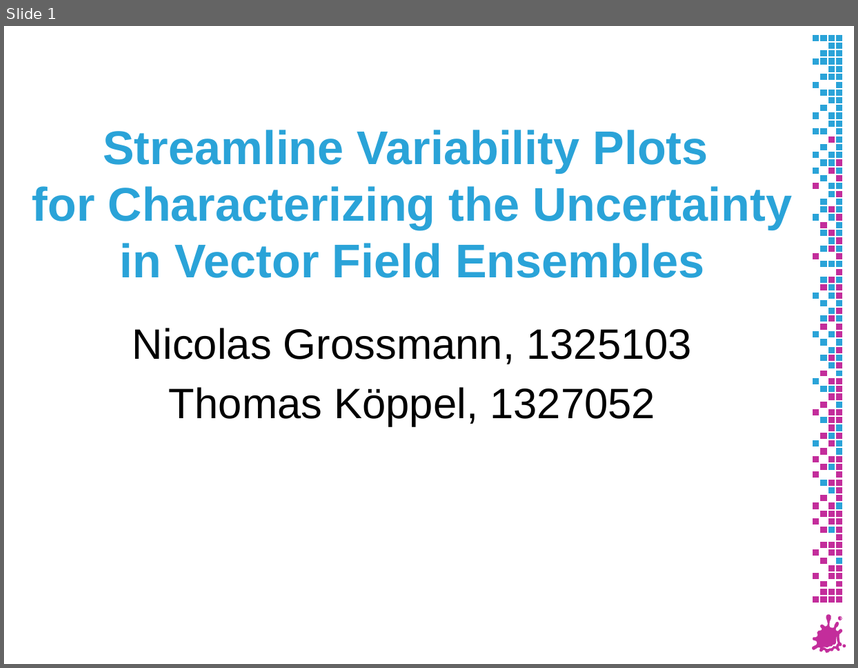
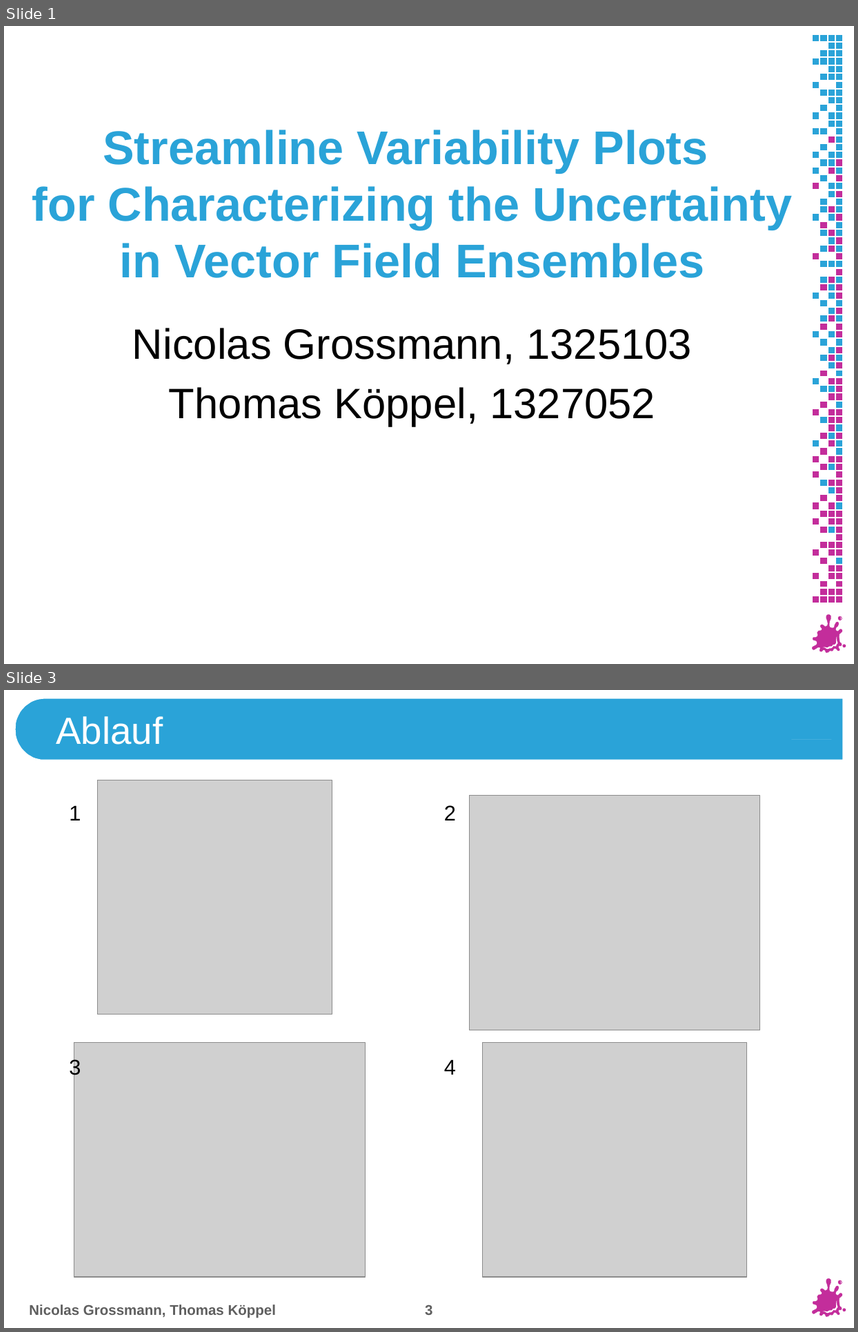
Before and after one commit to e1325103/SVP, a slide deck: Presentation/Presentation186.pptx. Shown one above the other, each under a label of ours: slide 1 before the commit, slides 1 and 3 after it; the slides between them are not shown. The pictures are 858x668 and 858x1332 pixels, drawn with LibreOffice and Linux fonts; fonts in the diff are those of the drawing; grey boxes stand for pictures; background and template pictures are left out. Boxes give left, top, right and bottom in pixels: in the first picture for what was removed or moved away, otherwise in the second. Text is boxed around its words. In the diff, an @@ line names an element or a change of style, - is before the commit and + after.

```diff
--- a/Presentation/Presentation186.pptx
+++ b/Presentation/Presentation186.pptx
@@ slide 3 added at [4,690,854,1328], background #FFFFFF; not listed: 8 template elements that a slide beside it also shows @@
@@ freeform shape added at [15,698,844,760], fill #2AA3D8, outline #FFFFFF 1.25 pt @@
@@ title added at [56,716,163,745], 32 pt, text #FFFFFF @@
+Ablauf
@@ freeform shape added at [791,739,831,739], fill #FFFFFF @@
@@ picture added at [98,780,332,1015] @@
@@ text added at [69,805,81,820], 18 pt, text #000000 @@
+1
@@ text added at [444,805,456,820], 18 pt, text #000000 @@
+2
@@ picture added at [469,796,760,1030] @@
@@ text added at [69,1057,81,1078], 18 pt, text #000000 @@
+3
@@ picture added at [74,1042,366,1276] @@
@@ text added at [444,1059,456,1074], 18 pt, text #000000 @@
+4
@@ picture added at [483,1042,747,1276] @@
@@ text added at [29,1304,276,1318], 12 pt, text #5F5F5F, bold @@
+Nicolas Grossmann, Thomas Köppel
@@ page number added at [425,1304,432,1314], 12 pt, text #5F5F5F, bold @@
+3
```
Also in this commit, not shown: 5 slides changed, 6 other slides added, 6 other files.
